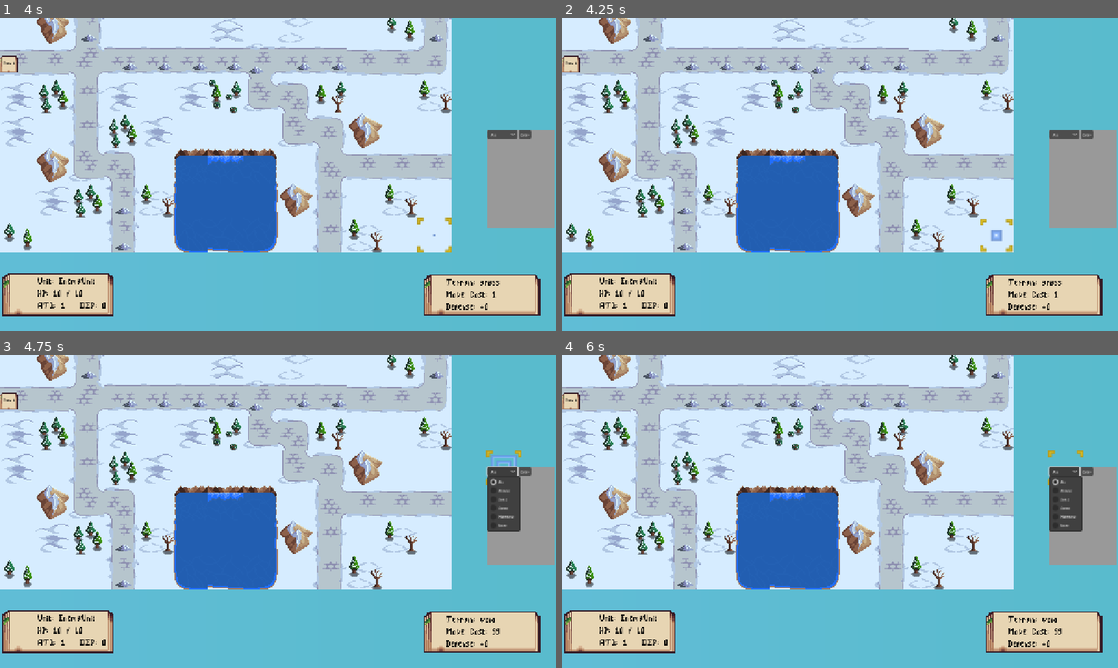
Above: before the commit, frames 1-4 (two rows, left to right).
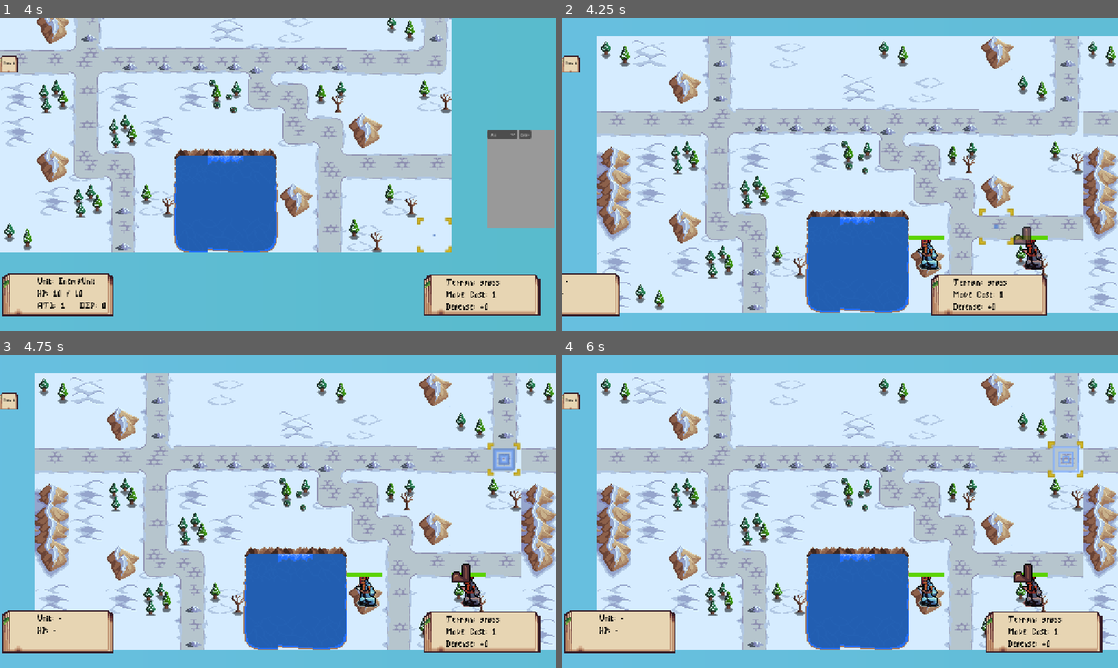
Above: after the commit, the same moments.

Repository: SpangelyWalnuts/Arcana-1.0-Demo
Game: Godot game, scene res://scenes/core/Main.tscn
Two runs of this game, one before a commit and one after it. Both use one fixed random seed, a clock stepped at 60 frames per second and the inputs below. This scene is started directly instead of the project's main scene.
Inputs (mouse positions are in pixels of both pictures, inside the frame that each line leads up to):
- Up to frame 1 (4 s): tap Enter at 0.5 s; move the mouse to (400, 158) at 0.52 s; hold S (camera_down) 0.53-1.25 s; click (400, 158) at 0.67 s; tap Space at 1.25 s; drag from (166, 190) to (250, 237) at 1.27 s; move the mouse to (333, 105) at 2.02 s; hold D (camera_right) 2.03-2.75 s; click (333, 105) at 2.17 s; drag from (250, 237) to (111, 127) at 2.77 s; move the mouse to (444, 221) at 3.52 s; hold L (toggle_combat_log) from 3.53 s (still down); click (444, 221) at 3.67 s
- Up to frame 2 (4.25 s): keep holding L (toggle_combat_log); tap 5 (debug_jump_floor_5, bound only after the commit) at 4.15 s
- Up to frame 3 (4.75 s): release L (toggle_combat_log) at 4.25 s; click (500, 470) at 4.25 s, where only the run before the commit has a clickable "Clear"
- Up to frame 4 (6 s): click (1062, 470) at 5 s, where only the run before the commit has a clickable "All"; click (1062, 470) at 5.75 s, where only the run before the commit has a clickable "Clear"

Frame 1 is identical in both runs. In frame 2, 73% of the frame differs, in the area x 0-100%, y 0-96%; in frame 3, 69%; in frame 4, 69%.

Commit message:
STABLE
Feat: encounter tags (swarm, elite_guard, caster_heavy)

Diff:
--- a/Arcana 1.0 - Revert/project.godot
+++ b/Arcana 1.0 - Revert/project.godot
@@ -58,6 +58,11 @@
 "events": [Object(InputEventKey,"resource_local_to_scene":false,"resource_name":"","device":-1,"window_id":0,"alt_press …(192 unchanged characters)…
 ]
 }
+debug_jump_floor_5={
+"deadzone": 0.2,
+"events": [Object(InputEventKey,"resource_local_to_scene":false,"resource_name":"","device":-1,"window_id":0,"alt_pressed":false,"shift_pressed":false,"ctrl_pressed":false,"meta_pressed":false,"pressed":false,"keycode":0,"physical_keycode":53,"key_label":0,"unicode":53,"location":0,"echo":false,"script":null)
+]
+}
 
 [rendering]
 
--- a/Arcana 1.0 - Revert/scenes/units/Unit.tscn
+++ b/Arcana 1.0 - Revert/scenes/units/Unit.tscn
@@ -6,9 +6,11 @@
 [ext_resource type="Texture2D" uid="uid://bd1vjbh0qxb" path="res://art/ui/status_icons/Moving.png" id="3_e2ob1"]
 [ext_resource type="Texture2D" uid="uid://b78urms4wqv82" path="res://art/ui/status_icons/fatigue.png" id="4_5uit4"]
 [ext_resource type="Texture2D" uid="uid://bdfsoh5vtjom7" path="res://art/ui/status_icons/Arcana Casting.png" id="5_e2ob1"]
+[ext_resource type="Texture2D" uid="uid://cpq8kboryuhkr" path="res://art/ui/TEMP STAR.png" id="6_ca0pj"]
 
 [node name="Units" type="Node2D"]
 script = ExtResource("1_fqlnf")
+boss_icon_texture = ExtResource("6_ca0pj")
 intent_attack_texture = ExtResource("2_5uit4")
 intent_move_texture = ExtResource("3_e2ob1")
 intent_wait_texture = ExtResource("4_5uit4")
@@ -62,3 +64,11 @@
 texture_filter = 1
 texture_repeat = 1
 position = Vector2(16, 16)
+
+[node name="BossIcon" type="TextureRect" parent="."]
+texture_filter = 1
+texture_repeat = 1
+custom_minimum_size = Vector2(-8, -8)
+offset_top = 25.0
+offset_right = 7.0
+offset_bottom = 32.0
--- a/Arcana 1.0 - Revert/scripts/core/Main.gd
+++ b/Arcana 1.0 - Revert/scripts/core/Main.gd
@@ -95,14 +95,31 @@
 
 
 func _ready() -> void:
+	print("[BOSS DEBUG] floor=", RunManager.current_floor, " is_boss_floor=", RunManager.is_boss_floor)
 	# --- Apply floor scaling before spawning anything ---
 	if RunManager.has_method("refresh_floor_config"):
 		RunManager.refresh_floor_config()
+
+
+# --- Boss floor objective setup ---
+	if battle_objective == null:
+		battle_objective = BattleObjective.new()
+
+	if RunManager.is_boss_floor:
+		battle_objective.victory_type = BattleObjective.VictoryType.DEFEAT_BOSS
+	else:
+		battle_objective.victory_type = BattleObjective.VictoryType.ROUT
+
+	if use_procedural_map and map_generator != null:
+		map_generator.build_random_map()
 
 # Configure enemy spawning difficulty for this floor.
 	if enemy_spawner != null:
 		enemy_spawner.enemies_per_floor = RunManager.current_enemy_count
 		enemy_spawner.elite_chance = RunManager.current_elite_chance
+		enemy_spawner.boss_floor = RunManager.is_boss_floor
+		enemy_spawner.encounter_tag = RunManager.current_encounter_tag
+
 
 # Configure procedural map size for this floor (only matters when enabled).
 	if use_procedural_map and map_generator != null:
@@ -153,8 +170,6 @@
 	defeat_panel.visible = false
 	combat_log_panel.visible = false
 
-	if use_procedural_map and map_generator != null:
-		map_generator.build_random_map()
 
 	# After map is built, you can now spawn units based on terrain, etc.
 	# ...
@@ -187,6 +202,14 @@
 
 
 func _input(event: InputEvent) -> void:
+	# --- DEBUG: Jump to floor 5 and reload scene ---
+	if event.is_action_pressed("debug_jump_floor_5"):
+		RunManager.current_floor = 5
+		if RunManager.has_method("refresh_floor_config"):
+			RunManager.refresh_floor_config()
+		get_tree().reload_current_scene()
+		return
+
 	if battle_finished:
 		return
 		# ✅ Always allow toggling combat log (even during enemy turn / UI hover / battle end)
@@ -224,6 +247,7 @@
 		if event.is_action_pressed("toggle_combat_log"):
 			_toggle_combat_log()
 			return
+
 
 	# -----------------------------------------
 	#  UI CLICK BLOCKING — DO NOT CLICK THROUGH UI
@@ -1559,10 +1583,19 @@
 			if enemy_units.is_empty():
 				print(" -> ROUT objective and no enemies: VICTORY")
 				_on_victory("All enemies defeated.")
+
+		BattleObjective.VictoryType.DEFEAT_BOSS:
+			var boss_group: StringName = battle_objective.boss_group
+			var bosses_alive := get_tree().get_nodes_in_group(boss_group)
+
+			if bosses_alive.is_empty():
+				print(" -> DEFEAT_BOSS objective and no bosses alive: VICTORY")
+				_on_victory("Boss defeated.")
 		_:
 			if enemy_units.is_empty():
 				print(" -> Unhandled objective type but no enemies: VICTORY as rout")
 				_on_victory("All enemies defeated.")
+
 
 
 
--- a/Arcana 1.0 - Revert/scripts/core/enemy_spawn_manager.gd
+++ b/Arcana 1.0 - Revert/scripts/core/enemy_spawn_manager.gd
@@ -6,6 +6,10 @@
 
 @export var enemy_unit_scene: PackedScene
 @export var enemies_per_floor: int = 6
+
+@export var boss_group_name: StringName = &"boss"
+@export var boss_floor: bool = false
+@export var encounter_tag: StringName = &"none"
 
 # --- Class pools by ROLE (drag your UnitClass resources here) ---
 @export var offense_classes: Array = []
@@ -87,6 +91,7 @@
 
 
 func spawn_enemies_for_floor(floor: int, player_tiles: Array[Vector2i]) -> void:
+	print("[BOSS DEBUG] spawn_enemies_for_floor floor=", floor, " boss_floor=", boss_floor, " elite_chance=", elite_chance)
 	var grid_node := get_node_or_null(grid)
 	var units_node := get_node_or_null(units_root)
 
@@ -117,8 +122,44 @@
 		push_error("EnemySpawnManager: Could not access Terrain TileMap.")
 		return
 
-	var count: int = enemies_per_floor
-	print("EnemySpawnManager: spawning %d enemies (floor %d)" % [count, floor])
+	# --- Encounter tag modifiers (local, safe) ---
+	var local_count: int = enemies_per_floor
+	var local_elite_chance: float = elite_chance
+	var local_arcana_chance: float = arcana_chance
+
+	var local_weight_offense: float = weight_offense
+	var local_weight_defense: float = weight_defense
+	var local_weight_support: float = weight_support
+
+# Boss floors already have a special identity; keep tags off there for clarity.
+	var tag: StringName = encounter_tag
+	if boss_floor:
+		tag = &"none"
+
+	match tag:
+		&"swarm":
+		# More bodies, slightly fewer elites (readability).
+			local_count += 3
+			local_elite_chance = max(0.0, local_elite_chance - 0.05)
+
+		&"elite_guard":
+		# Guarantee one elite (handled in loop), keep count the same.
+			pass
+
+		&"caster_heavy":
+		# More "support" role + more arcana usage.
+			local_weight_support += 0.25
+			local_weight_offense = max(0.05, local_weight_offense - 0.10)
+			local_weight_defense = max(0.05, local_weight_defense - 0.15)
+			local_arcana_chance = min(1.0, local_arcana_chance + 0.20)
+
+		_:
+			pass
+
+	var count: int = local_count
+	print("EnemySpawnManager: spawning %d enemies (floor %d) tag=%s" % [count, floor, String(tag)])
+
+
 
 	# Use the actual stamped map bounds.
 	var used_rect: Rect2i = terrain.get_used_rect()
@@ -137,8 +178,11 @@
 
 	_shuffle_vec2i_array(candidates)
 
+	var mark_boss_assigned: bool = false
 	var spawned_tiles: Array[Vector2i] = []
 	var safety: int = 0
+	var elite_guard_assigned: bool = false
+
 
 	while spawned_tiles.size() < count and safety < 5000:
 		safety += 1
@@ -154,21 +198,39 @@
 		if min_enemy_spacing > 0 and _too_close_to_existing_enemies(tile, spawned_tiles, min_enemy_spacing):
 			continue
 
-		var role: String = _pick_role()
+		var role: String = _pick_role(local_weight_offense, local_weight_defense, local_weight_support)
 		var cls = _pick_class_for_role(role)
 		if cls == null:
 			push_warning("EnemySpawnManager: No UnitClass available for role '%s' (check your pools)." % role)
 			continue
 
-		var is_elite: bool = _rng.randf() < elite_chance
-
-		_spawn_enemy_instance(grid_node, units_node, terrain, cls, role, tile, floor, is_elite)
-
+		var mark_boss: bool = false
+
+		var is_elite: bool = _rng.randf() < local_elite_chance
+		# Encounter tag: guarantee one elite on elite_guard floors (non-boss).
+		if tag == &"elite_guard" and not boss_floor and not elite_guard_assigned:
+			is_elite = true
+			elite_guard_assigned = true
+
+
+
+		if boss_floor and not mark_boss_assigned:
+			mark_boss = true
+			mark_boss_assigned = true
+			is_elite = true # treat boss as elite for now
+
+		var saved_arcana_chance: float = arcana_chance
+		arcana_chance = local_arcana_chance
+
+		_spawn_enemy_instance(grid_node, units_node, terrain, cls, role, tile, floor, is_elite, mark_boss)
 		spawned_tiles.append(tile)
+
+		arcana_chance = saved_arcana_chance
 
 	if spawned_tiles.size() < count:
 		push_warning("EnemySpawnManager: only spawned %d/%d (ran out of valid candidates)." % [spawned_tiles.size(), count])
 
+	print("[BOSS DEBUG] bosses alive:", get_tree().get_nodes_in_group("boss").size())
 
 # ----------------------------------------------------
 #  Spawn one enemy (assign data BEFORE add_child, place AFTER)
@@ -181,7 +243,8 @@
 	role: String,
 	tile: Vector2i,
 	floor: int,
-	is_elite: bool
+	is_elite: bool,
+	mark_boss: bool
 ) -> void:
 	print("[EnemySpawnManager] _spawn_enemy_instance called")
 	var enemy = enemy_unit_scene.instantiate()
@@ -272,6 +335,11 @@
 	# Add to tree (triggers _ready())
 	units_node.add_child(enemy)
 
+	if mark_boss:
+		enemy.add_to_group(boss_group_name)
+		enemy.set_meta("is_boss", true)
+		print("[BOSS DEBUG] MARKED BOSS:", enemy.name, " group=", boss_group_name)
+
 	# Place (your GridController has tile_to_world; fallback to tilemap transform)
 	var world_pos: Vector2
 	if grid_node.has_method("tile_to_world"):
@@ -361,21 +429,30 @@
 # ----------------------------------------------------
 #  Role + class selection
 # ----------------------------------------------------
-func _pick_role() -> String:
-	var total: float = weight_offense + weight_defense + weight_support
+func _pick_role(
+	w_offense: float = -1.0,
+	w_defense: float = -1.0,
+	w_support: float = -1.0
+) -> String:
+	var wo: float = weight_offense if w_offense < 0.0 else w_offense
+	var wd: float = weight_defense if w_defense < 0.0 else w_defense
+	var ws: float = weight_support if w_support < 0.0 else w_support
+
+	var total: float = wo + wd + ws
 	if total <= 0.0001:
 		total = 1.0
 
 	var r: float = _rng.randf() * total
 
-	if r < weight_offense:
+	if r < wo:
 		return "offense"
-	r -= weight_offense
-
-	if r < weight_defense:
+	r -= wo
+
+	if r < wd:
 		return "defense"
 
 	return "support"
+
 
 
 
--- a/Arcana 1.0 - Revert/scripts/core/run_manager.gd
+++ b/Arcana 1.0 - Revert/scripts/core/run_manager.gd
@@ -10,6 +10,10 @@
 var current_map_chunks: Vector2i = Vector2i(2, 2)
 var current_deploy_limit: int = 4
 var is_boss_floor: bool = false
+
+# --- Encounter tags ---
+var current_encounter_tag: StringName = &"none"
+@export_range(0.0, 1.0, 0.05) var encounter_tag_chance: float = 0.70 # 70% tagged, 30% none
 
 # All units the player owns this run (per-unit data)
 var roster: Array[UnitData] = []
@@ -194,6 +198,7 @@
 	# Deploy limit scales with map size but never exceeds enemy count
 	var deploy: int = clampi(3 + band, 3, 6)
 	deploy = mini(deploy, enemy_count)
+	var encounter_tag: StringName = _roll_encounter_tag(floor, boss)
 
 	return {
 		"floor": floor,
@@ -202,6 +207,7 @@
 		"enemy_count": enemy_count,
 		"elite_chance": elite,
 		"deploy_limit": deploy,
+		"encounter_tag": encounter_tag,
 		"is_boss_floor": boss
 	}
 
@@ -209,12 +215,28 @@
 func refresh_floor_config() -> void:
 	var cfg: Dictionary = get_floor_config(current_floor)
 
+	current_encounter_tag = StringName(cfg.get("encounter_tag", &"none"))
 	current_map_chunks = cfg["map_chunks"] as Vector2i
 	current_enemy_count = int(cfg["enemy_count"])
 	current_elite_chance = float(cfg["elite_chance"])
 	current_deploy_limit = int(cfg["deploy_limit"])
 	is_boss_floor = bool(cfg["is_boss_floor"])
 
+
+# ENCOUNTERS
+func _roll_encounter_tag(floor: int, boss: bool) -> StringName:
+	# Boss floors are special already; keep tags off for clarity.
+	if boss:
+		return &"none"
+
+	# 70/30: "none" vs "tag"
+	var roll: float = randf()
+	if roll >= encounter_tag_chance:
+		return &"none"
+
+	# Pick a tag. Start simple: equal weights.
+	var tags: Array[StringName] = [&"swarm", &"elite_guard", &"caster_heavy"]
+	return tags[int(randi() % tags.size())]
 
 func get_deploy_limit() -> int:
 	# Safe accessor for UI scenes.
--- a/Arcana 1.0 - Revert/scripts/units/unit.gd
+++ b/Arcana 1.0 - Revert/scripts/units/unit.gd
@@ -30,11 +30,16 @@
 
 # --- Enemy intent icon support ---
 @onready var intent_icon: TextureRect = $IntentIcon
+@onready var boss_icon: TextureRect = $BossIcon
+
+@export var boss_icon_texture: Texture2D
 
 @export var intent_attack_texture: Texture2D
 @export var intent_move_texture: Texture2D
 @export var intent_wait_texture: Texture2D
 @export var intent_cast_texture: Texture2D  # NEW
+@export var intent_boss_texture: Texture2D
+
 var _intent_tween: Tween = null
 var _intent_last_shown: String = ""
 
@@ -188,6 +193,7 @@
 
 	_update_hp_bar()
 	refresh_status_icons()  # start empty, but keeps UI clean
+	_refresh_boss_icon()
 
 	# 🔹 Listen for status changes (to update icons)
 	if StatusManager != null:
@@ -252,6 +258,11 @@
 		remove_from_group("enemy_units")
 	elif team == "player":
 		remove_from_group("player_units")
+	# NEW: boss objective support
+	# If this unit is a boss, remove immediately so DEFEAT_BOSS triggers on death,
+	# not after the KO tween finishes.
+	if is_in_group("boss"):
+		remove_from_group("boss")
 
 	# Prevent further interactions
 	set_process(false)
@@ -315,9 +326,26 @@
 
 #Intent icon helper
 func set_intent_icon(intent: String) -> void:
+	_refresh_boss_icon()
 	current_intent = intent
 
 	if intent_icon == null:
+		return
+
+	# --- BOSS OVERRIDE ---
+# If this unit is a boss, always show the boss icon regardless of intent.
+# Uses group first, meta as backup.
+	var is_boss := is_in_group("boss") or (has_meta("is_boss") and bool(get_meta("is_boss")))
+	if is_boss:
+		intent_icon.texture = intent_boss_texture if intent_boss_texture != null else intent_attack_texture
+		if intent_icon is Control:
+			intent_icon.tooltip_text = "BOSS"
+
+	# Ensure it's visible (no pop logic needed, but keep it consistent)
+		intent_icon.visible = true
+		intent_icon.modulate.a = 1.0
+		intent_icon.scale = Vector2.ONE
+		_intent_last_shown = "__boss__"
 		return
 
 	var tex: Texture2D = null
@@ -412,6 +440,22 @@
 	settle.tween_property(intent_icon, "scale", Vector2.ONE, 0.08)\
 		.set_trans(Tween.TRANS_SINE).set_ease(Tween.EASE_IN_OUT)
 
+#BOSS ICON HELPER
+func _refresh_boss_icon() -> void:
+	if boss_icon == null:
+		return
+
+	var is_boss := is_in_group("boss") or (has_meta("is_boss") and bool(get_meta("is_boss")))
+	if is_boss:
+		boss_icon.texture = boss_icon_texture
+		boss_icon.visible = true
+		boss_icon.modulate.a = 1.0
+		boss_icon.scale = Vector2.ONE
+		if boss_icon is Control:
+			boss_icon.tooltip_text = "BOSS"
+	else:
+		boss_icon.visible = false
+
 
 #ANIMATION HELPERS
 func play_attack_anim(target_world_pos: Vector2) -> void:
Binary file added: Arcana 1.0 - Revert/art/ui/TEMP STAR.png
Not shown, added: Arcana 1.0 - Revert/art/ui/TEMP STAR.png.import
Not shown: 1 places in Arcana 1.0 - Revert/scenes/units/Unit.tscn that only renumber resources
